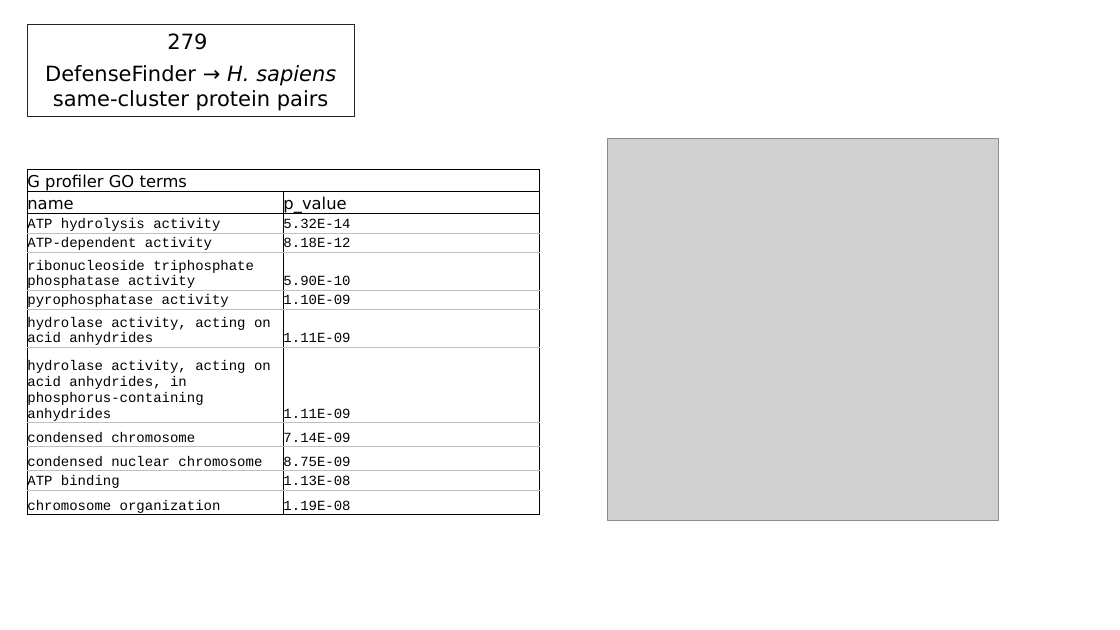
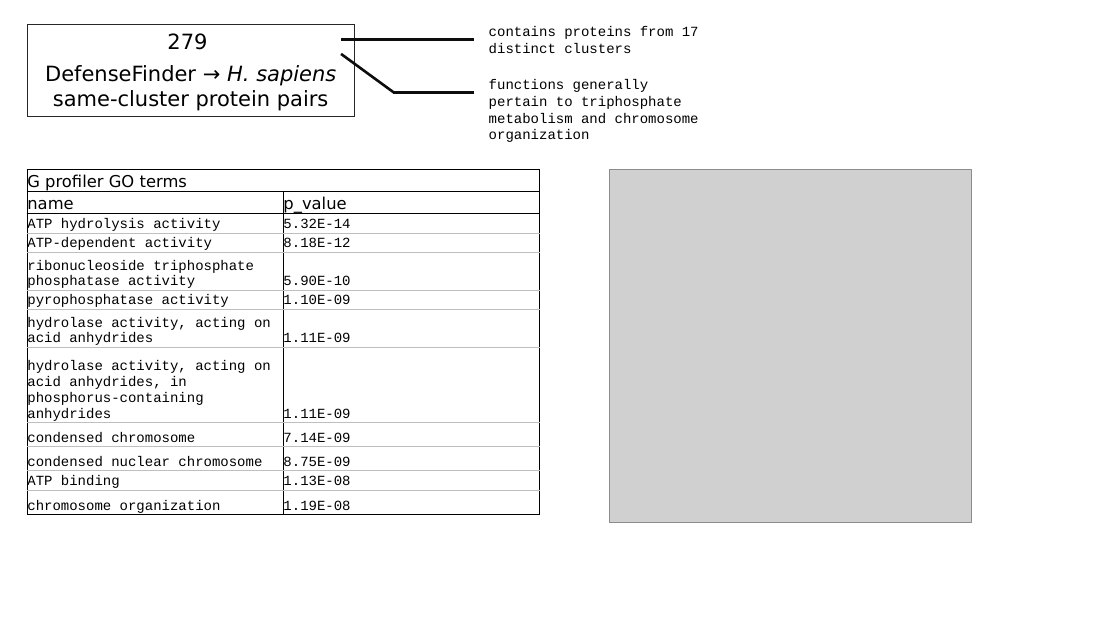
Before and after one commit to juliandeanmoran/BISSH, a slide deck: slide 7 of vis/reports/2026-02-18_projectUpdate_1.pptx. Drawn at 1120x630 pixels with LibreOffice and Linux fonts; fonts in the diff are those of the drawing; grey boxes stand for pictures. Boxes give left, top, right and bottom in pixels: in the first picture for what was removed or moved away, otherwise in the second. Text is boxed around its words. In the diff, an @@ line names an element or a change of style, - is before the commit and + after.

Commit message:
Added slide for B4DY67_HUMAN alignment.

```diff
--- a/vis/reports/2026-02-18_projectUpdate_1.pptx
+++ b/vis/reports/2026-02-18_projectUpdate_1.pptx
@@ text added at (x1=489, y1=26, x2=699, y2=53), 12 pt, text #000000 @@
+contains proteins from 17 distinct clusters
@@ line added from (341, 39) to (474, 39), #0D0D0D 2.25 pt @@
@@ line added from (341, 54) to (394, 92), #0D0D0D 2.25 pt @@
@@ text added at (x1=489, y1=79, x2=699, y2=142), 12 pt, text #000000 @@
+functions generally pertain to triphosphate metabolism and chromosome organization
@@ line added from (393, 92) to (474, 92), #0D0D0D 2.25 pt @@
@@ picture resized from (x1=607, y1=139, x2=999, y2=520) to (x1=609, y1=170, x2=971, y2=523) @@
```
Also in this commit, not shown: 1 slide added, 2 other files.
